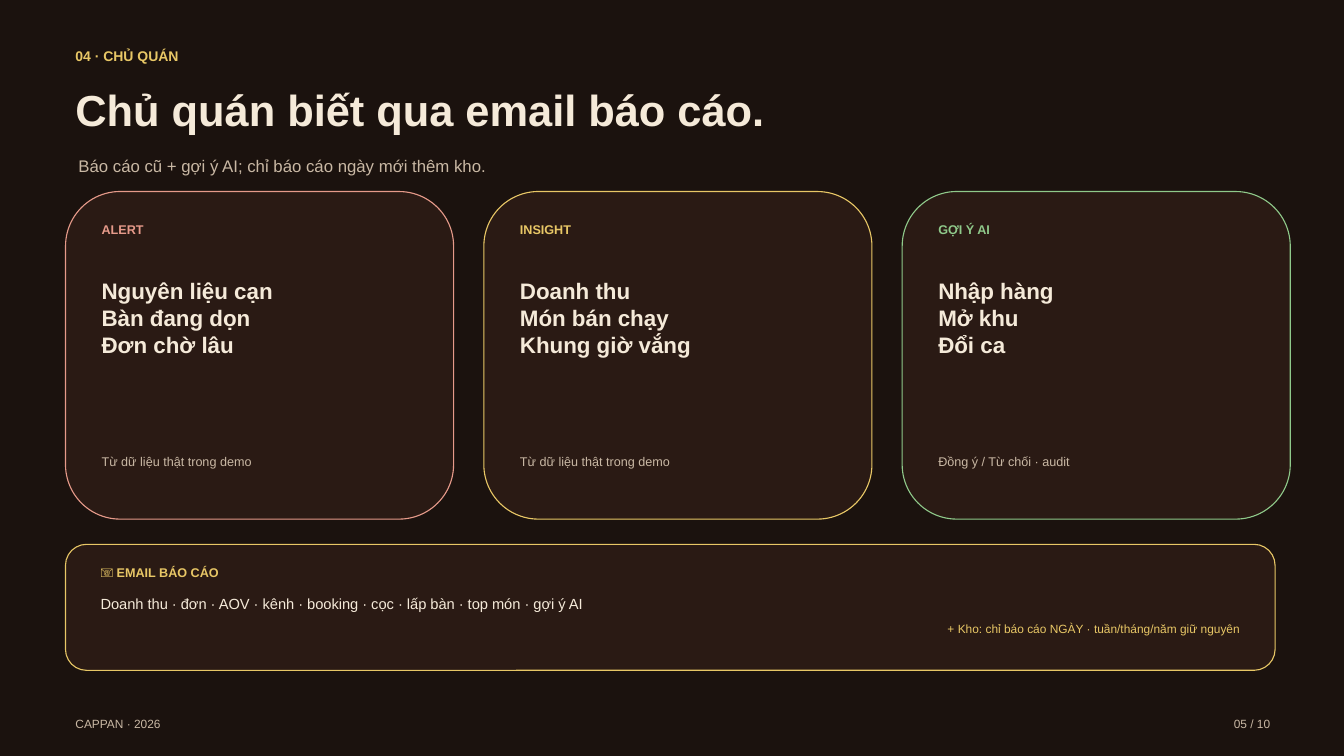
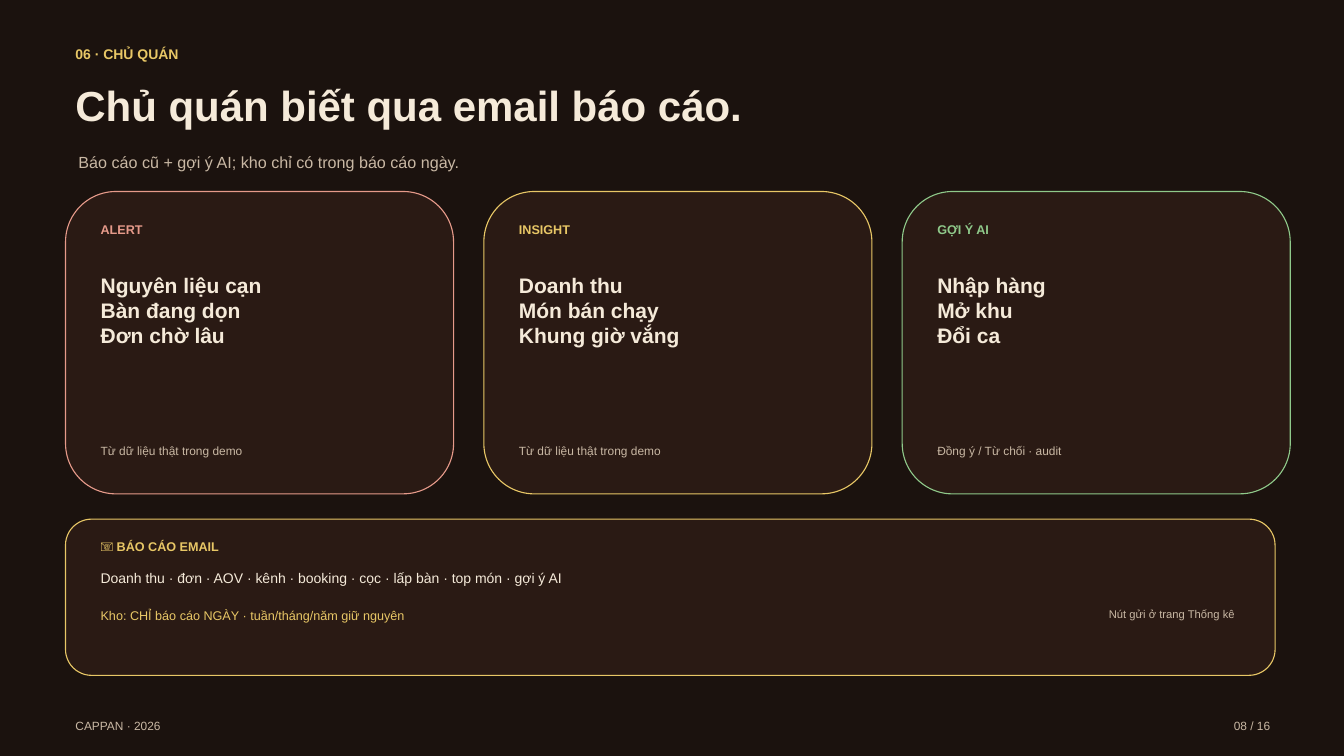
Before and after one commit to cappannguyen-0901/cappanwebdemo, a slide deck: slide 8 of cappan-slides.pptx (slide 5 before the commit). Drawn at 1344x756 pixels with LibreOffice and Linux fonts; fonts in the diff are those of the drawing. Boxes give left, top, right and bottom in pixels: in the first picture for what was removed or moved away, otherwise in the second. Text is boxed around its words. In the diff, an @@ line names an element or a change of style, - is before the commit and + after.

```diff
--- a/cappan-slides.pptx
+++ b/cappan-slides.pptx
@@ text at (x1=75, y1=48, x2=178, y2=62): text changed @@
-04 · CHỦ QUÁN
+06 · CHỦ QUÁN
@@ text "Chủ quán biết qua email ..." at (x1=75, y1=88, x2=742, y2=130): size 31 to 30 pt @@
@@ text at (x1=78, y1=156, x2=459, y2=172): text changed; size 12 to 11.5 pt @@
-Báo cáo cũ + gợi ý AI; chỉ báo cáo ngày mới thêm kho.
+Báo cáo cũ + gợi ý AI; kho chỉ có trong báo cáo ngày.
@@ rounded rectangle resized from (x1=66, y1=192, x2=454, y2=519) to (x1=66, y1=192, x2=454, y2=494) @@
@@ rounded rectangle resized from (x1=484, y1=192, x2=872, y2=519) to (x1=484, y1=192, x2=872, y2=494) @@
@@ rounded rectangle resized from (x1=902, y1=192, x2=1291, y2=519) to (x1=902, y1=192, x2=1291, y2=494) @@
@@ size 16 to 15 pt in 3 elements at (x1=101, y1=277, x2=261, y2=343), (x1=519, y1=277, x2=679, y2=347), (x1=937, y1=277, x2=1046, y2=343) @@
@@ 3 texts moved together from (x1=102, y1=456, x2=1069, y2=469) to (x1=101, y1=446, x2=1062, y2=458) @@
@@ size 9 to 8.5 pt in 3 elements at (x1=101, y1=446, x2=243, y2=458), (x1=519, y1=446, x2=661, y2=458), (x1=937, y1=446, x2=1062, y2=458) @@
@@ rounded rectangle resized from (x1=66, y1=544, x2=1275, y2=670) to (x1=66, y1=519, x2=1275, y2=676) @@
@@ text "Doanh thu · đơn · ..." moved from (x1=101, y1=597, x2=583, y2=612) to (x1=101, y1=572, x2=562, y2=586) @@
@@ text "Doanh thu · đơn · ..." at (x1=101, y1=572, x2=562, y2=586): size 10.5 to 10 pt @@
@@ text at (x1=117, y1=541, x2=219, y2=551): text changed @@
-📧 EMAIL BÁO CÁO
+📧 BÁO CÁO EMAIL
@@ text at (x1=101, y1=610, x2=404, y2=623): text changed; size 8.5 to 9 pt @@
-+ Kho: chỉ báo cáo NGÀY · tuần/tháng/năm giữ nguyên
+Kho: CHỈ báo cáo NGÀY · tuần/tháng/năm giữ nguyên
@@ text added at (x1=1109, y1=610, x2=1235, y2=621), 8 pt, text #C9B8A4 @@
+Nút gửi ở trang Thống kê
@@ text removed at (x1=1234, y1=719, x2=1270, y2=728) @@
-05 / 10
@@ text added at (x1=1234, y1=721, x2=1270, y2=730), 8.5 pt, text #C9B8A4 @@
+08 / 16
```
Also in this commit, not shown: 8 other slides changed, 7 slides added, 1 slide removed, 7 other files.
